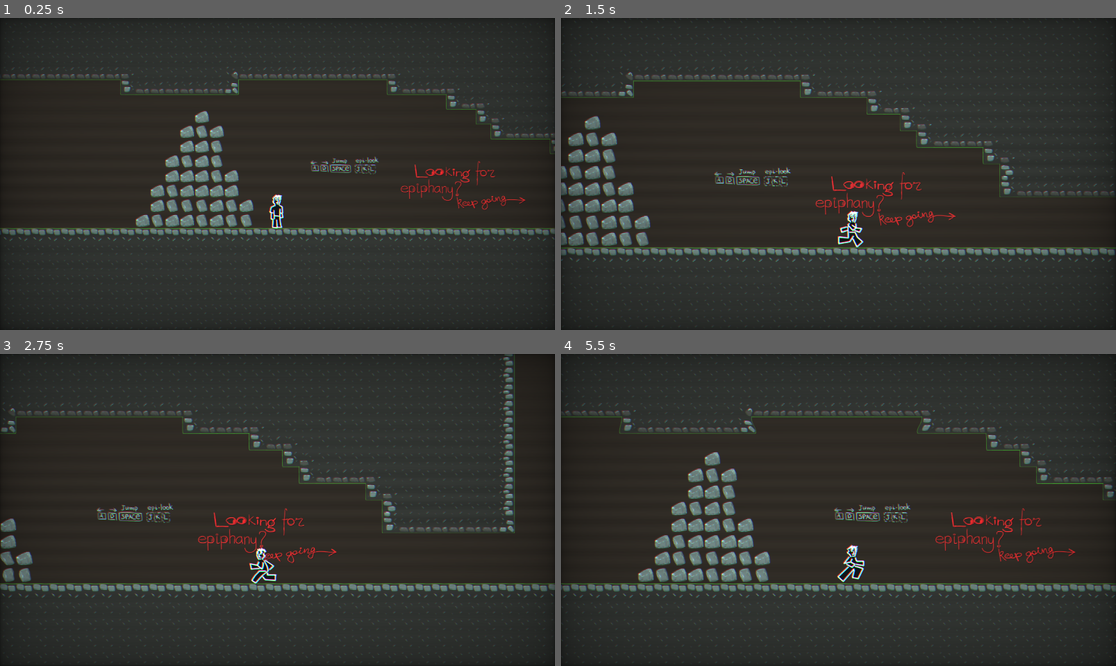
Above: before the commit, frames 1-4 (two rows, left to right).
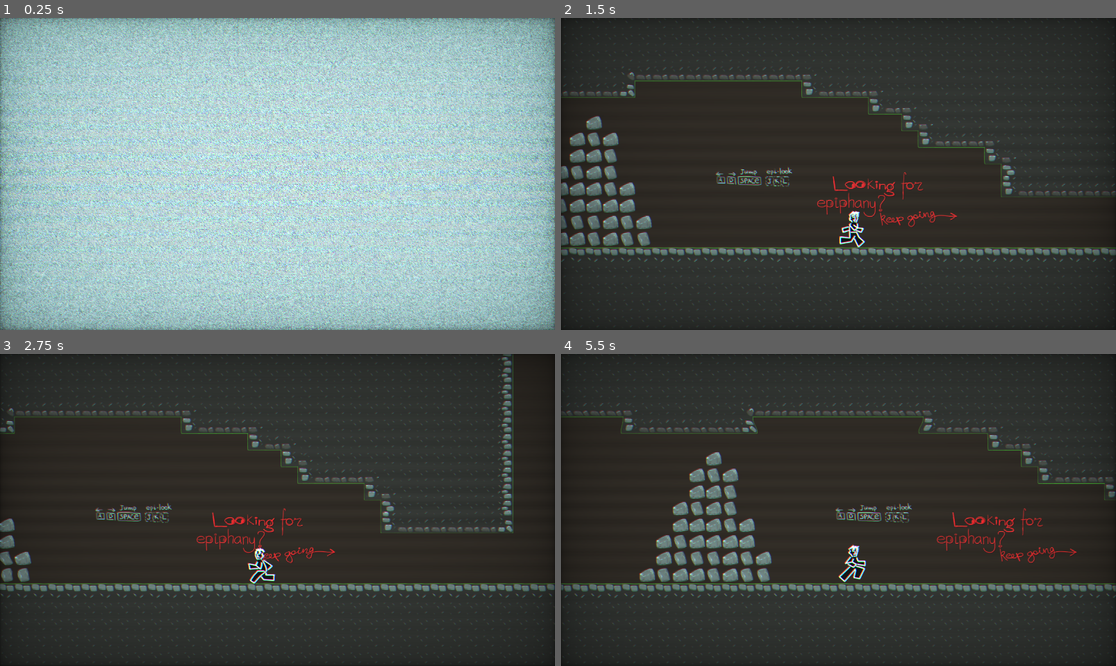
Above: after the commit, the same moments.

Repository: agasyants/GameJam1--skidbladnir-
Game: Godot game, scene res://Levels/main_level/main.tscn
Two runs of this game, one before a commit and one after it. Both use one fixed random seed, a clock stepped at 60 frames per second and the inputs below. Sound files missing from this copy of the repository are replaced by a short silence.
Inputs:
- Up to frame 1 (0.25 s): no input
- Up to frame 2 (1.5 s): hold K (switch_echo) 0.53-1.28 s; hold Right (ui_right) from 0.53 s (still down); tap Space (jump) at 0.77 s; tap J (switch_normal) at 1.35 s
- Up to frame 3 (2.75 s): tap Space (jump) at 1.52 s; release Right (ui_right) at 2.03 s; hold Left (ui_left) from 2.03 s (still down); hold , (switch_truth) from 2.03 s (still down)
- Up to frame 4 (5.5 s): release Left (ui_left) at 2.78 s; release , (switch_truth) at 2.78 s; hold Right (ui_right) 2.78-4.28 s; tap L (switch_visceral) at 2.85 s; tap Space (jump) at 3.02, 3.77, 4.52 s; hold K (switch_echo) 3.53-4.28 s; tap R (restart) at 4.15 s; hold Left (ui_left) 4.28-5.03 s; tap J (switch_normal) at 4.35 s; hold Right (ui_right) from 5.03 s (still down); hold , (switch_truth) from 5.03 s (still down)

The runs differ from the first frame. In frame 1, 100% of the frame differs, in the area x 0-100%, y 0-100%; in frame 2, 6.1%; in frame 3, 5.4%; in frame 4, 6.3%.

Commit message:
Hot Reload Try

Diff:
--- a/Levels/main_level/main_normal.tscn
+++ b/Levels/main_level/main_normal.tscn
@@ -104,8 +104,8 @@
 limit_bottom = -220.0
 
 [node name="DeathPlate3" parent="." instance=ExtResource("3_cyurm")]
-position = Vector2(2611, -82)
-scale = Vector2(30.88, 10.988)
+position = Vector2(2444.0002, -82)
+scale = Vector2(27.360003, 10.988)
 offset = Vector2(0, -40)
 zoom = Vector2(0.9, 0.9)
 use_limit_top = true
@@ -157,7 +157,7 @@
 
 [node name="DeathPlate6" parent="." instance=ExtResource("3_cyurm")]
 position = Vector2(4624, -277)
-scale = Vector2(9.07069, -7.4186)
+scale = Vector2(15.470692, -7.4186)
 offset = Vector2(0, -300)
 zoom = Vector2(1.1, 1.1)
 use_limit_right = true
--- a/Music/MusicManager.gd
+++ b/Music/MusicManager.gd
@@ -78,8 +78,6 @@
 	standby_player = temp_player
 
 func fade_out_and_restart(fade_duration: float = FADE_TIME):
-	print("Перезапуск текущего трека: %s" % current_track_name)
-
 	# Убиваем предыдущий tween
 	if fade_tween and fade_tween.is_valid():
 		fade_tween.kill()
@@ -100,8 +98,6 @@
 	fade_tween.tween_property(current_player, "volume_db", DEFAULT_VOLUME_DB, 0.01)
 
 func fade_out(fade_duration: float = FADE_TIME):
-	print("Затухание музыки")
-
 	if fade_tween and fade_tween.is_valid():
 		fade_tween.kill()
 
--- a/Shader/LensManager.gd
+++ b/Shader/LensManager.gd
@@ -35,8 +35,10 @@
 # Кеш для оптимизации
 var cached_viewport_size: Vector2
 var head_offset := Vector2(0, -40)
+@onready var tv = get_node("/root/Root/Post/TVRect")
 
 func _ready():
+
 	player = get_tree().get_first_node_in_group("Player")
 	enemy = get_tree().get_first_node_in_group("Enemy")
 	cached_viewport_size = get_viewport().get_visible_rect().size
@@ -76,6 +78,29 @@
 
 	# Подписываемся на изменение размера viewport
 	get_viewport().size_changed.connect(_on_viewport_size_changed)
+	# WARMUP: прогреваем систему
+	await get_tree().process_frame
+	tv.show_channel_switch()
+	_warmup_system()
+
+func _warmup_system():
+	# 1. Прогрев шейдера
+	transition_rect.visible = true
+	transition_material.set_shader_parameter("progress", 0.5)
+	transition_material.set_shader_parameter("center", Vector2(0.5, 0.5))
+
+	# 2. Прогрев viewport'ов
+	for key in viewports:
+		viewports[key].turn_on()
+
+	await get_tree().process_frame
+	await get_tree().process_frame
+
+	# 3. Возврат в исходное состояние
+	transition_rect.visible = false
+	for key in viewports:
+		if key != lens_names[current_lens]:
+			viewports[key].turn_off()
 
 func _on_viewport_size_changed():
 	cached_viewport_size = get_viewport().get_visible_rect().size
@@ -166,18 +191,18 @@
 # Оптимизированное обновление позиции камеры
 func _update_camera_position(delta: float):
 	var target_pos = player.global_position + camera_offset
-	var step = 1.0 - exp(-1.0 * delta)
+	var step = 1.0 - exp(-0.8 * delta)
 	progress = lerp(progress, 1.0, step)
 	progress = clamp(progress, 0.0, 1.0)
 
 	var lerp_factor := ease_in_out(progress)
-	var lerp_x := 12.0
-	var lerp_y := 12.0
+	var lerp_x := 11.0
+	var lerp_y := 11.0
 	if 0.0 < progress and progress < 0.9:
 		if use_limit_left or use_limit_right:
-			lerp_x = 2.0 + progress * 10
+			lerp_x = 1.2 + progress * 10
 		if use_limit_top or use_limit_bottom:
-			lerp_y = 2.0 + progress * 10
+			lerp_y = 1.2 + progress * 10
 	# Применяем лимиты
 	if use_limit_left:
 		limit_left = lerp(limit_left, target_limit_left, lerp_factor)
@@ -330,10 +355,7 @@
 
 	# Сразу обновляем физику игрока
 	if player != null:
-		#update_player_physics(target_lens)
 		move_player_to_viewport(to_name)
-
-#func a():
 
 func finish_transition():
 	is_transitioning = false
--- a/Story/Hunter.gd
+++ b/Story/Hunter.gd
@@ -75,12 +75,12 @@
 		"AIMING":
 			state_timer = aim_time
 			$Kaka.hide()
-			$"Kaka-chardge".show()
+			$"Kaka-charge".show()
 		"CHARGING":
 			charge_distance_traveled = 0.0
 			charge_progress = 0.0
 			$Kaka.show()
-			$"Kaka-chardge".hide()
+			$"Kaka-charge".hide()
 			$Attack.play()
 
 	if sprite and aim_direction.length() > 0:
--- a/Story/Hunter.tscn
+++ b/Story/Hunter.tscn
@@ -16,7 +16,7 @@
 scale = Vector2(1.42, 1.42)
 texture = ExtResource("2_7bo3q")
 
-[node name="Kaka-chardge" type="Sprite2D" parent="."]
+[node name="Kaka-charge" type="Sprite2D" parent="."]
 visible = false
 position = Vector2(-1.99998, 3.00002)
 scale = Vector2(1.36, 1.36)
Not shown, changed: export_presets.cfg
